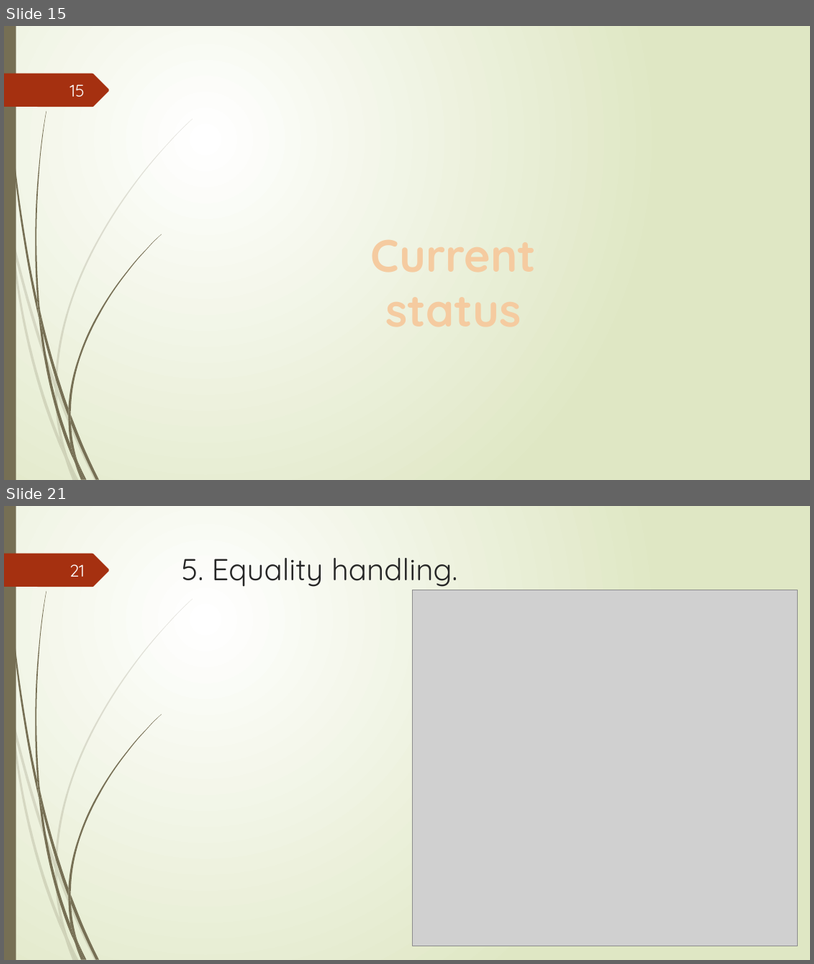
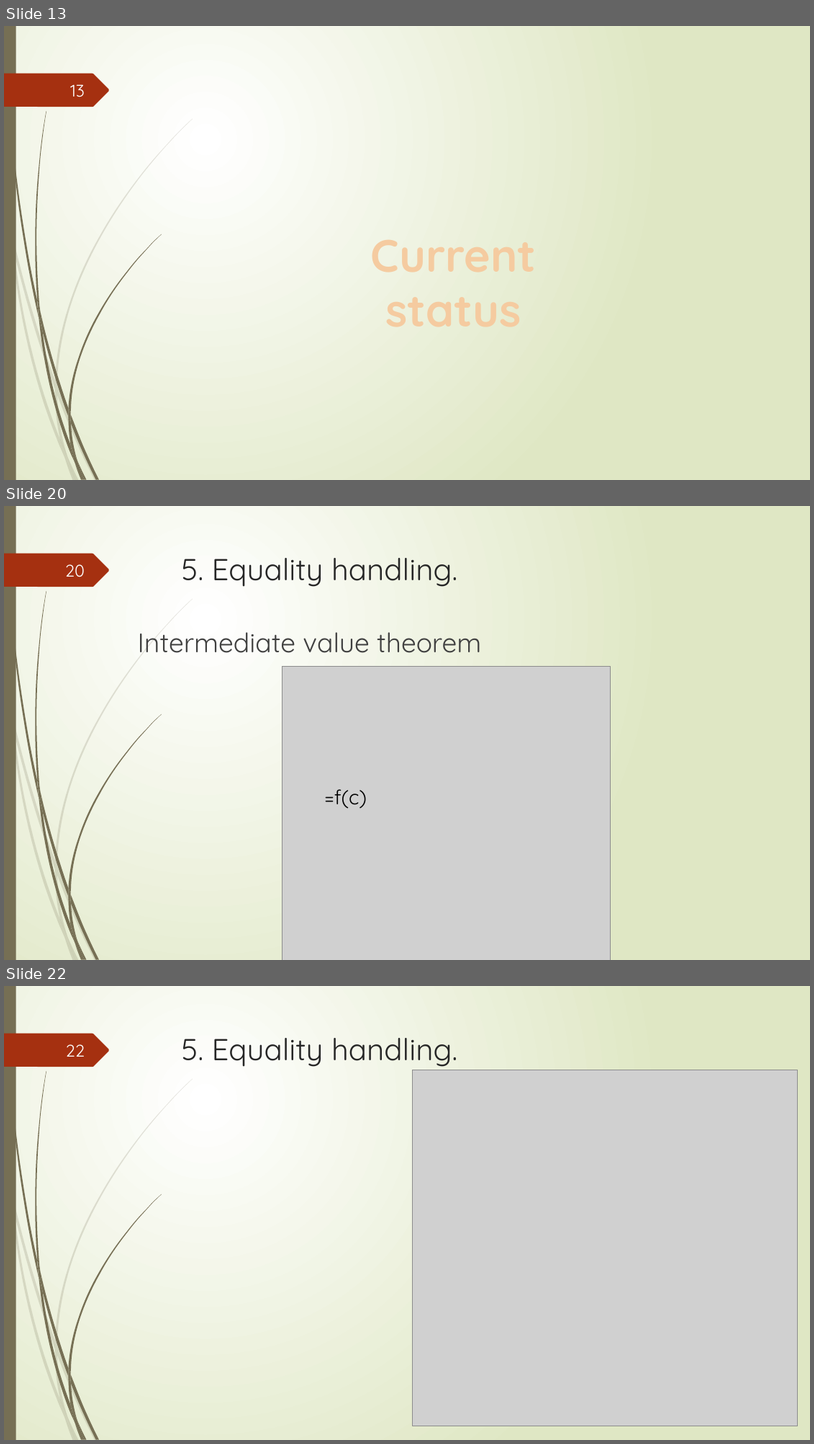
Before and after one commit to tungvx/raSAT, a slide deck: report/midterm.pptx. Shown one above the other, each under a label of ours: slides 15 and 21 before the commit, slides 13, 20 and 22 after it; the slides between them are not shown. The pictures are 814x964 and 814x1444 pixels, drawn with LibreOffice and Linux fonts; fonts in the diff are those of the drawing; grey boxes stand for pictures. Boxes give left, top, right and bottom in pixels: in the first picture for what was removed or moved away, otherwise in the second. Text is boxed around its words. In the diff, an @@ line names an element or a change of style, - is before the commit and + after.

```diff
--- a/report/midterm.pptx
+++ b/report/midterm.pptx
@@ slide 20 added at (x1=4, y1=506, x2=810, y2=960), background gradient #FFFFFF to #DFE8C4; not listed: 24 template elements that a slide beside it also shows @@
@@ page number added at (x1=65, y1=564, x2=85, y2=577), 20 pt, text #FEFFFF @@
+20
@@ title added at (x1=182, y1=558, x2=458, y2=587), 36 pt, text #262626 @@
+5. Equality handling.
@@ text added at (x1=138, y1=632, x2=481, y2=653), 32 pt, text #404040 @@
+Intermediate value theorem
@@ picture added at (x1=282, y1=667, x2=610, y2=960) @@
@@ text added at (x1=324, y1=789, x2=367, y2=808), 24 pt, text #000000 @@
+=f(c)
@@ what was slide 15 is now slide 13 @@
@@ page number at (x1=70, y1=84, x2=85, y2=97): text changed @@
-15
+13
@@ what was slide 21 is now slide 22 @@
@@ page number at (x1=66, y1=1044, x2=85, y2=1057): text changed @@
-21
+22
```
Also in this commit, not shown: 16 slides changed, 3 other slides added, 2 slides removed.
